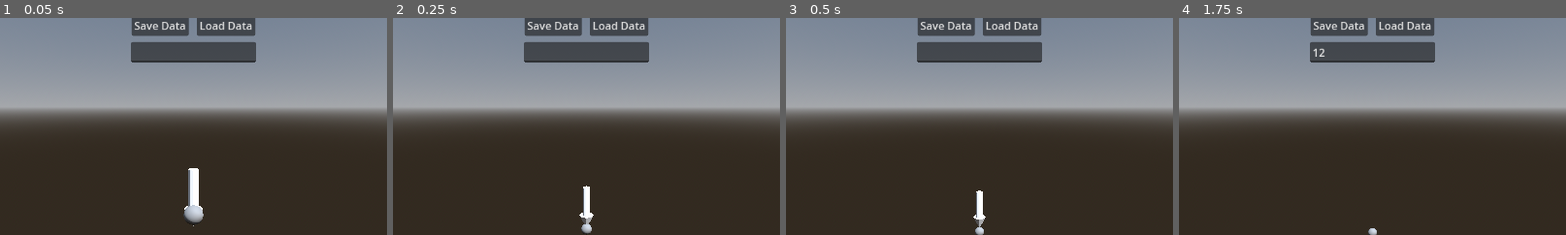
Above: before the commit, frames 1-4 (left to right).
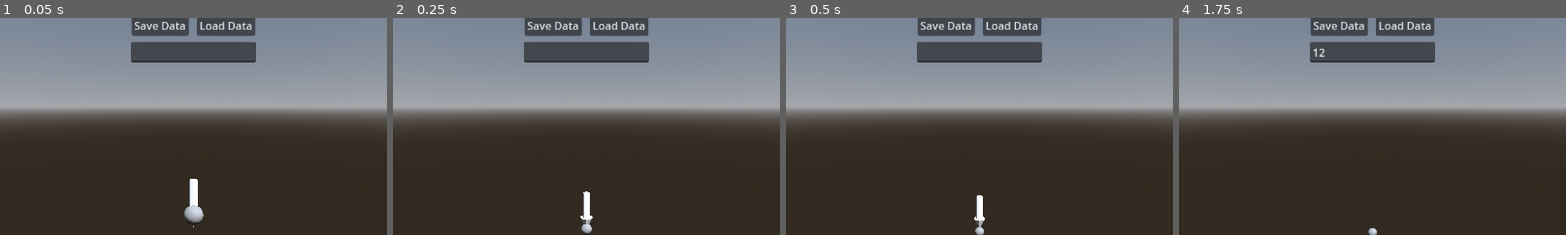
Above: after the commit, the same moments.

Repository: Konclan/SandboxGame
Game: Godot game, scene res://Editor.tscn
Two runs of this game, one before a commit and one after it. Both use one fixed random seed, a clock stepped at 60 frames per second and the inputs below.
Inputs (mouse positions are % of the whole screen's width and height, from its top left):
- Up to frame 1 (0.05 s): no input
- Up to frame 2 (0.25 s): no input
- Up to frame 3 (0.5 s): no input
- Up to frame 4 (1.75 s): click (50, 9) at 0.52 s; type "12" at 0.6 s; click "BLOCK" at 1.25 s
The pictures show only the part of the screen within x 25-75%, y 1-51%; the shares and areas given below are measured in that part.

The runs differ from the first frame. In frame 1, 0.2% of the frame differs, in the area x 47-53%, y 69-97%; in frame 2, 0.1%; in frame 3, less than 0.1%; in frame 4, nothing differs.

Commit message:
Add textures to blocks

Diff:
--- a/Editor.tscn
+++ b/Editor.tscn
@@ -1,6 +1,7 @@
-[gd_scene load_steps=6 format=3 uid="uid://dwegml4v5p4vy"]
+[gd_scene load_steps=7 format=3 uid="uid://dwegml4v5p4vy"]
 
 [ext_resource type="PackedScene" uid="uid://76sja71fjsp2" path="res://player.tscn" id="1_pmneb"]
+[ext_resource type="Script" path="res://Voxels/voxels.gd" id="2_2pc3f"]
 
 [sub_resource type="ProceduralSkyMaterial" id="ProceduralSkyMaterial_vljmq"]
 
@@ -25,7 +26,8 @@
 [node name="Player" parent="." instance=ExtResource("1_pmneb")]
 transform = Transform3D(1, 0, 0, 0, 1, 0, 0, 0, 1, 0, 2, 3)
 
-[node name="Voxels" type="Node" parent="."]
+[node name="Voxels" type="Node3D" parent="."]
+script = ExtResource("2_2pc3f")
 
 [node name="Blocks" type="Node" parent="Voxels"]
 
@@ -34,6 +36,7 @@
 [node name="Panes" type="Node" parent="Voxels"]
 
 [node name="StaticBody3D" type="StaticBody3D" parent="."]
+transform = Transform3D(1, 0, 0, 0, 1, 0, 0, 0, 1, 0, -0.5, 0)
 
 [node name="CollisionShape3D" type="CollisionShape3D" parent="StaticBody3D"]
 shape = SubResource("WorldBoundaryShape3D_pwd5p")
--- a/Voxels/Blocks/block.gd
+++ b/Voxels/Blocks/block.gd
@@ -1,83 +1,133 @@
 extends StaticBody3D
 class_name VoxelBlock
 
-@onready var mesh_instance = $MeshInstance3D
-var size = 1
+var size = 1.0
 var mesh: ArrayMesh
+var default_texture = load("res://Assets/Textures/default_arrows.png")
+
+var MeshInstance: MeshInstance3D
+var CollisionShape: CollisionShape3D
+
+var surfaces = {Vector3.MODEL_REAR: 5, Vector3.MODEL_LEFT: 1, Vector3.MODEL_FRONT: 3, Vector3.MODEL_RIGHT: 0, Vector3.MODEL_TOP: 4, Vector3.MODEL_BOTTOM: 2 }
 
 func _ready():
-	create_voxel()
+	MeshInstance = MeshInstance3D.new()
+	CollisionShape = CollisionShape3D.new()
+	CollisionShape.shape = BoxShape3D.new()
+	self.add_child(MeshInstance)
+	self.add_child(CollisionShape)
+	create_voxel(default_texture)
 
-func create_voxel():
+func create_voxel(texture):
+
 	# Define cube data
 	var vertices = [
-		Vector3(-0.5, -0.5, -0.5), Vector3(-0.5, -0.5, 0.5), Vector3(-0.5, 0.5, 0.5), Vector3(-0.5, 0.5, -0.5),
-		Vector3(0.5, -0.5, -0.5), Vector3(0.5, -0.5, 0.5), Vector3(0.5, 0.5, 0.5), Vector3(0.5, 0.5, -0.5)
+		Vector3(-0.5, -0.5, 0.5), Vector3(-0.5, -0.5, -0.5), Vector3(0.5, -0.5, -0.5), Vector3(0.5, -0.5, 0.5),
+		Vector3(-0.5, 0.5, 0.5), Vector3(-0.5, 0.5, -0.5), Vector3(0.5, 0.5, 0.5), Vector3(0.5, 0.5, -0.5)
 	]
+
 	var faces = [
-		[3, 2, 1, 0], [4, 5, 6, 7], [0, 1, 5, 4], [1, 2, 6, 5], [2, 3, 7, 6], [4, 7, 3, 0]
+		[1, 5, 4, 0], [3, 6, 7, 2], [1, 0, 3, 2], [0, 4, 6, 3], [4, 5, 7, 6], [2, 7, 5, 1]
 	]
-	var colors = [
-		Color.RED, Color.GREEN, Color.BLUE, Color.YELLOW, Color.MAGENTA, Color.CYAN
+
+	var uvs = [
+		Vector2(0, 0.25), Vector2(0, 0), Vector2(0.25, 0) , Vector2(0.25, 0.25)
+	]
+
+	var normals = [
+		Vector3.MODEL_RIGHT, Vector3.MODEL_LEFT, Vector3.MODEL_BOTTOM, Vector3.MODEL_FRONT, Vector3.MODEL_TOP, Vector3.MODEL_REAR
 	]
 
 	# Create a new ArrayMesh and SurfaceTool
 	mesh = ArrayMesh.new()
+	var mesh_array = []
+
 	var surface_tool = SurfaceTool.new()
-	surface_tool.begin(Mesh.PRIMITIVE_TRIANGLES)
+	var material = StandardMaterial3D.new()
+	material.albedo_texture = texture
+	material.texture_filter = 0
+	material.cull_mode = 0
+	material.vertex_color_use_as_albedo = true
+
+	print(global_position)
+	print(fmod(global_position.x, 4), ", ", fmod(global_position.y, 4),", ", fmod(global_position.z, 4))
 
 	# Loop through each face
 	for i in range(faces.size()):
+		surface_tool.begin(Mesh.PRIMITIVE_TRIANGLES)
 		# Set the color for the vertices of this face
-		surface_tool.set_color(colors[i])
+		surface_tool.set_color(Color.WHITE)
 		surface_tool.set_smooth_group(i)
 		# Add the vertices for this face
 		for j in range(4):
+			var uv: Vector2
+			match normals[i]:
+				Vector3.MODEL_FRONT:
+					uv = uvs[j] + (0.25 * Vector2(fmod(global_position.x, 4), -fmod(global_position.y+1, 4)))
+					#uv = Vector2(0, 0)
+				Vector3.MODEL_REAR:
+					uv = uvs[j] + (0.25 * Vector2(-fmod(global_position.x+1, 4), -fmod(global_position.y+1, 4)))
+					#uv = Vector2(0, 0)
+				Vector3.MODEL_RIGHT:
+					uv = uvs[j] + (0.25 * Vector2(fmod(global_position.z, 4), -fmod(global_position.y+1, 4)))
+					#uv = Vector2(0, 0)
+				Vector3.MODEL_LEFT:
+					uv = uvs[j] + (0.25 * Vector2(-fmod(global_position.z+1, 4), -fmod(global_position.y+1, 4)))
+					#uv = Vector2(0, 0)
+				Vector3.MODEL_TOP:
+					uv = uvs[j] + (0.25 * Vector2(fmod(global_position.x, 4), fmod(global_position.z, 4)))
+					#uv = Vector2(0, 0)
+				Vector3.MODEL_BOTTOM:
+					uv = uvs[j] + (0.25 * Vector2(fmod(global_position.x, 4), -fmod(global_position.z+1, 4)))
+					#uv = Vector2(0, 0)
+
+			surface_tool.set_uv(uv)
 			surface_tool.add_vertex(size*vertices[faces[i][j]])
 		# Add two triangles for this face
-		surface_tool.add_index(i*4)
-		surface_tool.add_index(i*4 + 1)
-		surface_tool.add_index(i*4 + 2)
-		surface_tool.add_index(i*4)
-		surface_tool.add_index(i*4 + 2)
-		surface_tool.add_index(i*4 + 3)
+		surface_tool.add_index(0)
+		surface_tool.add_index(1)
+		surface_tool.add_index(2)
+		surface_tool.add_index(0)
+		surface_tool.add_index(2)
+		surface_tool.add_index(3)
 
-	# Generate normals and tangents
-	surface_tool.generate_normals()
-	#surface_tool.generate_tangents()
+		#surface_tool.add_index(i*4)
+		#surface_tool.add_index(i*4 + 1)
+		#surface_tool.add_index(i*4 + 2)
+		#surface_tool.add_index(i*4)
+		#surface_tool.add_index(i*4 + 2)
+		#surface_tool.add_index(i*4 + 3)
 
-	# Commit to the mesh
-	surface_tool.commit(mesh)
+		# Generate normals and tangents
+		surface_tool.generate_normals()
+		surface_tool.generate_tangents()
+
+		mesh_array.append(surface_tool.commit_to_arrays())
+
+		surface_tool.clear()
+
+	for array in mesh_array:
+		mesh.add_surface_from_arrays(Mesh.PRIMITIVE_TRIANGLES, array)
 
 	# Set the MeshInstance's mesh
-	mesh_instance.mesh = mesh
+	MeshInstance.mesh = mesh
 
-	var material = StandardMaterial3D.new()
-	material.vertex_color_use_as_albedo = true
-	mesh_instance.set_surface_override_material(0, material)
+	for i in range(MeshInstance.mesh.get_surface_count()):
+		MeshInstance.set_surface_override_material(i, material)
 
-func modify_voxel(color):
+func modify_voxel_face_color(normal, color):
 	var mdt = MeshDataTool.new()
 	mdt.create_from_surface(mesh, 0)
 	for i in range(mdt.get_vertex_count()):
 		var vertex = mdt.get_vertex(i)
-		mdt.set_vertex_color(i, color)
+		var vertex_normal = mdt.get_vertex_normal(i).snapped(Vector3(1, 1, 1))
+		if vertex_normal.is_equal_approx(normal):
+			mdt.set_vertex_color(i, color)
 		mdt.set_vertex(i, vertex)
 	mesh.clear_surfaces()
 	mdt.commit_to_surface(mesh)
-	mesh_instance.mesh = mesh
-	#var mesh = ArrayMesh.new()
-	#mesh.add_surface_from_arrays(Mesh.PRIMITIVE_TRIANGLES, BoxMesh.new().get_mesh_arrays())
-	#var mdt = MeshDataTool.new()
-	#mdt.create_from_surface(mesh, 0)
-	#for i in range(mdt.get_vertex_count()):
-		#var vertex = mdt.get_vertex(i)
-		## In this example we extend the mesh by one unit, which results in separated faces as it is flat shaded.
-		#vertex += mdt.get_vertex_normal(i)
-		## Save your change.
-		#mdt.set_vertex(i, vertex)
-	#mesh.clear_surfaces()
-	#mdt.commit_to_surface(mesh)
-	#var mi = MeshInstance.new()
-	#mi.mesh = mesh
-	#add_child(mi)
+	MeshInstance.mesh = mesh
+
+func modify_voxel_face_material(normal, material):
+	print(surfaces[normal])
+	MeshInstance.set_surface_override_material(surfaces[normal], material)
--- a/Voxels/Blocks/block.tscn
+++ /dev/null
@@ -1,13 +0,0 @@
-[gd_scene load_steps=3 format=3 uid="uid://cfsxeoyq6xih7"]
-
-[ext_resource type="Script" path="res://Voxels/Blocks/block.gd" id="1_xso7n"]
-
-[sub_resource type="BoxShape3D" id="BoxShape3D_7lpxm"]
-
-[node name="Block" type="StaticBody3D"]
-script = ExtResource("1_xso7n")
-
-[node name="MeshInstance3D" type="MeshInstance3D" parent="."]
-
-[node name="CollisionShape3D" type="CollisionShape3D" parent="."]
-shape = SubResource("BoxShape3D_7lpxm")
--- /dev/null
+++ b/Voxels/voxels.gd
@@ -0,0 +1,57 @@
+extends Node3D
+class_name Voxels
+
+const GRID_SIZE = 1
+const GRID = Vector3(GRID_SIZE, GRID_SIZE, GRID_SIZE)
+
+@onready var Blocks = $Blocks
+
+func block_tool_place(trace):
+	var pos = (trace.position + ((trace.normal * GRID_SIZE) * 0.6)).snapped(GRID)
+	if is_empty(pos):
+		place_block(pos)
+
+func block_tool_remove(trace):
+	var block = trace.collider
+	remove_block(block)
+
+func face_tool_color(trace, color):
+	set_face_color(trace, color)
+
+func face_tool_texture(trace, texture):
+	set_face_texture(trace, texture)
+
+func place_block(pos):
+	var block_new = VoxelBlock.new()
+	block_new.position = pos
+	Blocks.add_child(block_new)
+
+func remove_block(block):
+	if block is VoxelBlock:
+		block.queue_free()
+
+func set_face_color(cast, color):
+	if cast.collider is VoxelBlock:
+		cast.collider.modify_voxel_face_color(cast.normal, color)
+
+func set_face_texture(cast, texture):
+	if cast.collider is VoxelBlock:
+		var material = StandardMaterial3D.new()
+		material.albedo_texture = texture
+		material.texture_filter = 0
+		material.cull_mode = 0
+		material.vertex_color_use_as_albedo = true
+		cast.collider.modify_voxel_face_material(cast.normal, material)
+
+func is_empty(pos):
+	var point_query = PhysicsPointQueryParameters3D.new()
+	var space = get_world_3d().direct_space_state
+	point_query.position = pos
+	point_query.collide_with_areas = false
+	point_query.collide_with_bodies = true
+	var intersections = space.intersect_point(point_query)
+	for result in intersections:
+		if is_instance_valid(result.collider):
+			if result.collider is VoxelBlock:
+				return false
+	return true
--- a/player_interaction.gd
+++ b/player_interaction.gd
@@ -1,15 +1,16 @@
 extends Node3D
 class_name PlayerInteraction
 
-const GRID_SIZE = 1
-const GRID = Vector3(GRID_SIZE, GRID_SIZE, GRID_SIZE)
-const BLOCK = preload("res://Voxels/Blocks/block.tscn")
 const RANGE = 20
 
 @onready var scene = get_tree().current_scene
-@onready var blocks = get_node("../../Voxels/Blocks")
 @onready var pointer = get_node("../Pointer")
 @onready var interface = get_node("../Interface")
+@onready var voxels = get_node("../../Voxels")
+
+var brick_texture = load("res://Assets/Textures/brick.png")
+var concrete_texture = load("res://Assets/Textures/concrete_floor.png")
+var default_texture = load("res://Assets/Textures/default_arrows.png")
 
 var tool := String("")
 
@@ -47,47 +48,20 @@
 	if cast:
 		match tool:
 			"ToolBlock":
-				var pos = (cast.position + ((cast.normal * GRID_SIZE) * 0.6)).snapped(GRID)
-				if is_empty(pos):
-					place_block(pos)
+				voxels.block_tool_place(cast)
 			"ToolFace":
-				set_face_color(cast, Color.BLACK)
+				#voxels.face_tool_color(cast, Color.BLACK)
+				voxels.face_tool_texture(cast, brick_texture)
 
 
 func secondary_action(cast):
 	if cast:
 		match tool:
 			"ToolBlock":
-				var object = cast.collider
-				remove_block(object)
+				voxels.block_tool_remove(cast)
 			"ToolFace":
-				set_face_color(cast, Color.WHITE)
-
-func place_block(pos):
-	var block_new = BLOCK.instantiate()
-	block_new.position = pos
-	blocks.add_child(block_new)
-
-func remove_block(block):
-	if block is VoxelBlock:
-		block.queue_free()
-
-func set_face_color(cast, color):
-	if cast.collider is VoxelBlock:
-		cast.collider.modify_voxel(color)
-
-func is_empty(pos):
-	var point_query = PhysicsPointQueryParameters3D.new()
-	var space = get_world_3d().direct_space_state
-	point_query.position = pos
-	point_query.collide_with_areas = false
-	point_query.collide_with_bodies = true
-	point_query.exclude = [self]
-	var result = space.intersect_point(point_query)
-	if is_instance_valid(result):
-		return result is VoxelBlock
-	else:
-		return true
+				#voxels.face_tool_color(cast, Color.WHITE)
+				voxels.face_tool_texture(cast, concrete_texture)
 
 func get_cursor_pos_3d():
 	if interface.moused:
Binary file added: Assets/Textures/brick.png
Not shown, added: Assets/Textures/brick.png.import
Binary file added: Assets/Textures/concrete_floor.png
Not shown, added: Assets/Textures/concrete_floor.png.import
Binary file added: Assets/Textures/default.png
Not shown, added: Assets/Textures/default.png.import
Binary file added: Assets/Textures/default_arrows.png
Not shown, added: Assets/Textures/default_arrows.png.import
Binary file added: Assets/Textures/plaster_ceiling.png
Not shown, added: Assets/Textures/plaster_ceiling.png.import
Not shown, removed: edi4C3.tmp
Not shown, removed: plaB900.tmp
(and 5 more such lines)
